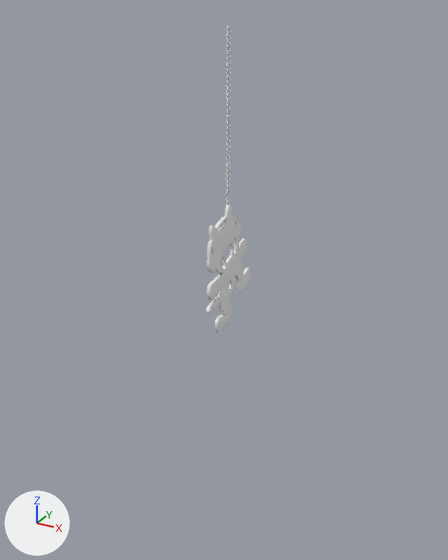
A saved change to the Blender file Assets/blend~/monstercat.blend.
Before and after are seen from a 50 mm lens placed at (1.46, -2.7, 1.27), pointed at (-0.05, 0.05, -0.11). The axes (+X, +Y, +Z) are drawn at lower left. The lights are the same throughout.

Objects in the first picture: 'monstercat'.
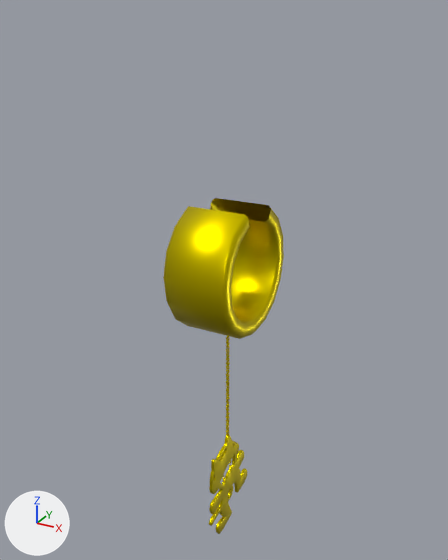
Commit message: Monstercat fix

Diff of the bpy script that builds the scene:
```diff
--- a/Assets/blend~/monstercat.blend.py
+++ b/Assets/blend~/monstercat.blend.py
@@ mat_gold @@
+mat_gold = principled_material('Gold')
+mat_gold.base_color = (0.8, 0.652, 0.0)  # yellow #e7d300
+mat_gold.metallic = 1.0
+mat_gold.roughness = 0.4
@@ me_plane @@
 # used by ob_monstercat; location = (0.0, 0.0, 0.0)
-me_plane.from_pydata(...)  # 6178 vertices, 6288 faces; spans x -0.01..0.01, y -0.22..0.27, z -0.35..1.19
+me_plane.from_pydata(...)  # 6298 vertices, 6400 faces; spans x -0.18..0.19, y -0.37..0.34, z -1.79..0.34
+# me_plane part 1: the loose piece of 2082 vertices spanning x -0.01..0.01, y -0.22..0.27, z -0.35..0.34 is moved by (0.0, 0.0, -1.45), in mat_gold (yellow #e7d300)
+# me_plane part 2: 35 loose pieces with 2240 vertices, spanning x -0.01..0.01, y -0.01..0.01, z 0.71..1.19, are deleted
+# me_plane part 3: 2360 vertices added at x -0.18..0.19, y -0.37..0.34, z -0.73..0.34
+# me_plane part 4: the surface is now shaded flat
+me_plane.materials.append(mat_gold)  # yellow #e7d300
```

Changed parts and their boxes [x1, y1, x2, y2] in the pictures (448 x 560 px; the box of a moved part takes in the faces that stretch with it):
'monstercat', reshaped (165% wider, 9% taller): before [206, 26, 251, 333]; after [163, 198, 284, 534]
part 1 of me_plane, moved or reshaped: before [206, 204, 251, 333]; after [209, 435, 247, 534]
part 2 of me_plane, deleted: before [226, 26, 231, 131]
part 3 of me_plane, added (yellow): after [163, 198, 284, 383]
